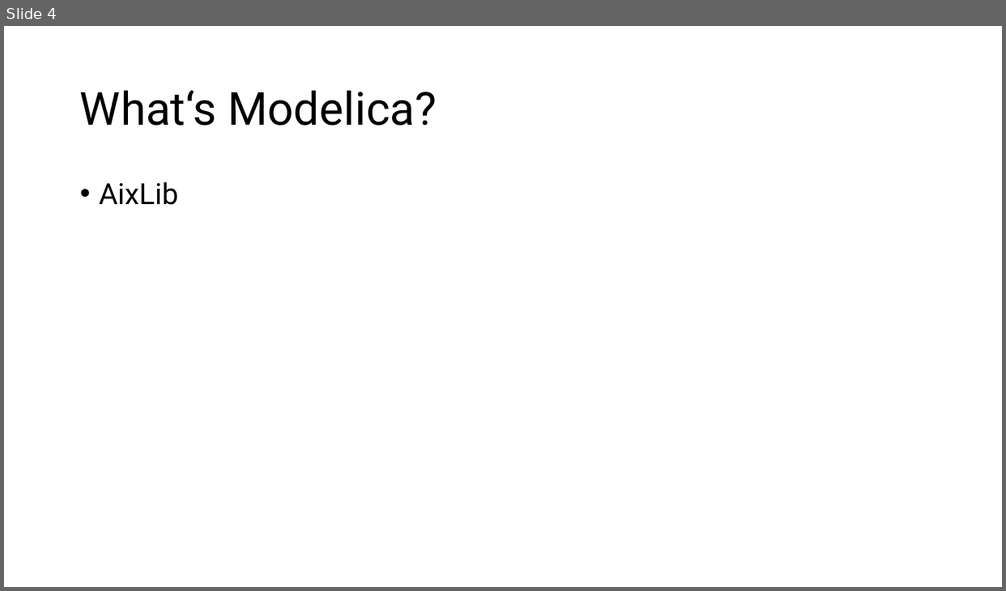
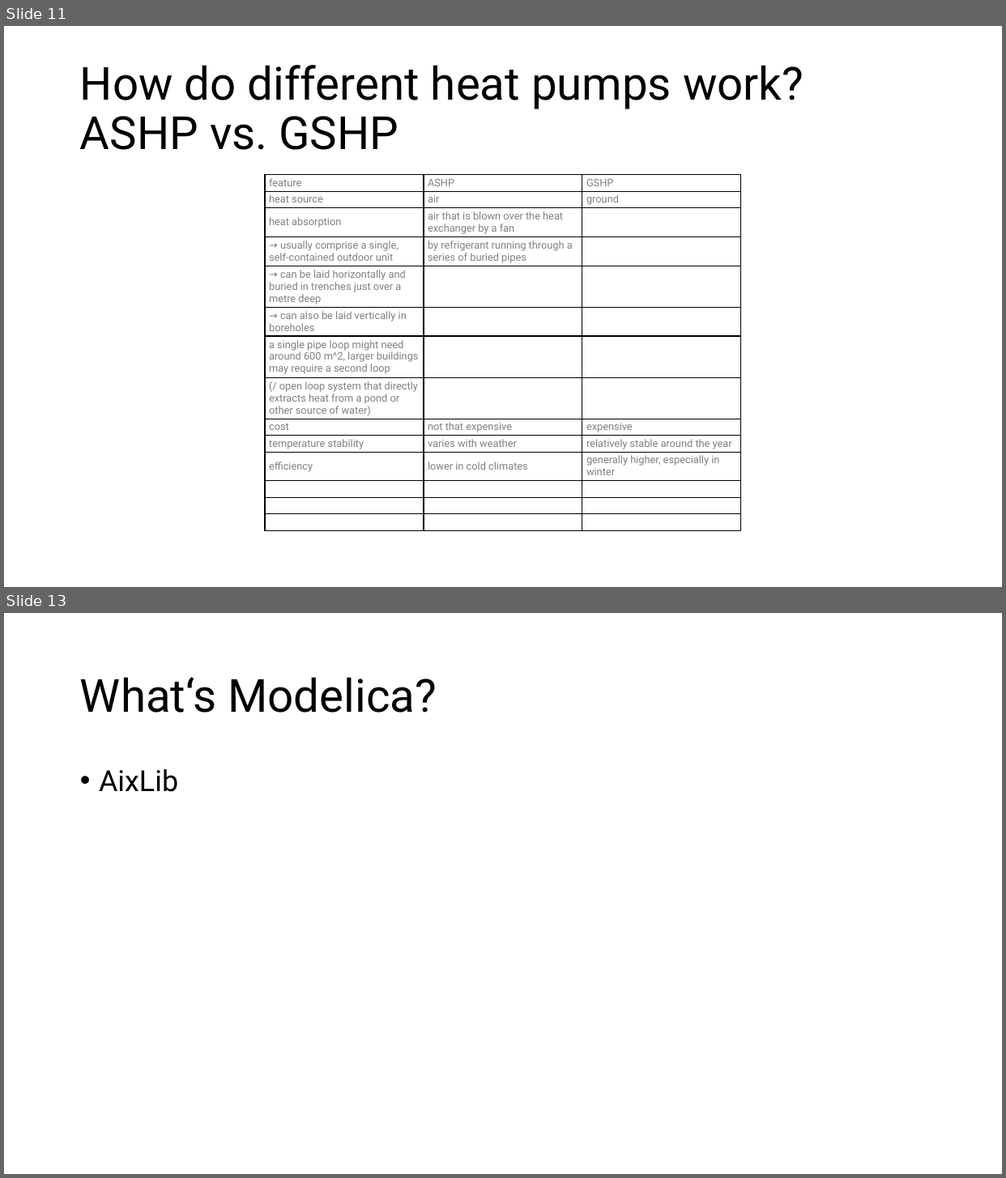
Before and after one commit to eyjomoin/Modeling-buildings-and-their-heating-systems, a slide deck: presentation/heat.pptx. Shown one above the other, each under a label of ours: slide 4 before the commit, slides 11 and 13 after it; the slides between them are not shown. The pictures are 1006x591 and 1006x1178 pixels, drawn with LibreOffice and Linux fonts; fonts in the diff are those of the drawing. Boxes give left, top, right and bottom in pixels: in the first picture for what was removed or moved away, otherwise in the second. Text is boxed around its words. In the diff, an @@ line names an element or a change of style, - is before the commit and + after.

Commit message:
filled in some information
I put my literature research in the presentation. Some is probably just for our own background information and we have to delete it later.

```diff
--- a/presentation/heat.pptx
+++ b/presentation/heat.pptx
@@ slide 11 added at [4,26,1002,587], background #FFFFFF @@
@@ title added at [80,65,803,150], 44 pt, text #000000 @@
+How do different heat pumps work? ASHP vs. GSHP
@@ table added at [265,175,740,532], 14 rows, 3 columns @@
+feature | ASHP | GSHP
+heat source | air | ground
+heat absorption | air that is blown over the heat exchanger by a fan | 
+→ usually comprise a single, self-contained outdoor unit | by refrigerant running through a series of buried pipes | 
+→ can be laid horizontally and buried in trenches just over a metre deep |  | 
+→ can also be laid vertically in boreholes |  | 
+a single pipe loop might need around 600 m^2, larger buildings may require a second loop |  | 
+(/ open loop system that directly extracts heat from a pond or other source of water) |  | 
+cost | not that expensive | expensive
+temperature stability | varies with weather | relatively stable around the year
+efficiency | lower in cold climates | generally higher, especially in winter
+ |  | 
+ |  | 
+ |  | 
@@ what was slide 4 is now slide 13 @@
```
Also in this commit, not shown: 11 other slides added, 1 slide removed, 1 other file.
